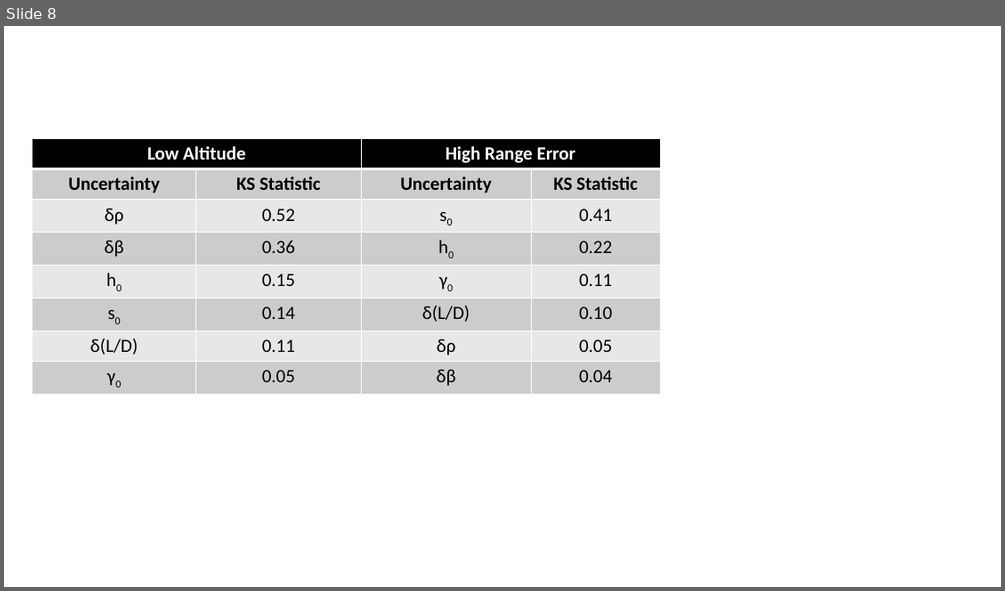
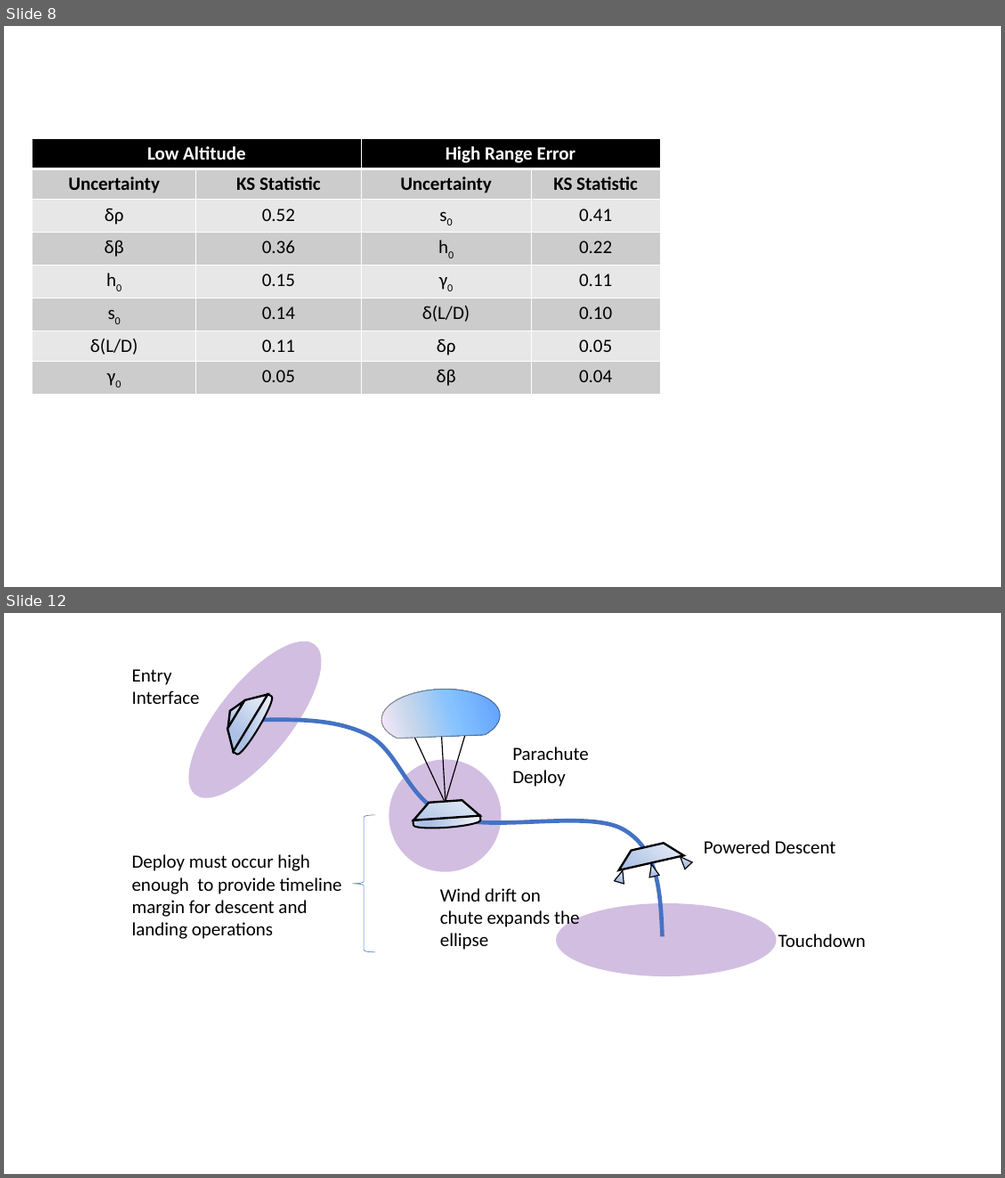
Before and after one commit to CDNoyes/EDL-Py, a slide deck: Documents/Dissertation/Figures.pptx. Shown one above the other, each under a label of ours: slide 8 before the commit, slides 8 and 12 after it; the slides between them are not shown. The pictures are 1005x591 and 1005x1178 pixels, drawn with LibreOffice and Linux fonts; fonts in the diff are those of the drawing. Boxes give left, top, right and bottom in pixels: in the first picture for what was removed or moved away, otherwise in the second. Text is boxed around its words. In the diff, an @@ line names an element or a change of style, - is before the commit and + after.

```diff
--- a/Documents/Dissertation/Figures.pptx
+++ b/Documents/Dissertation/Figures.pptx
@@ slide 12 added at box(4, 613, 1001, 1174), background #FFFFFF @@
@@ ellipse added at box(167, 622, 344, 818), fill #7030A0 at 31% opacity @@
@@ text added at box(132, 669, 200, 704), 18 pt, text #000000 @@
+Entry Interface
@@ group added at box(380, 686, 502, 852): 3 lines, 1 flow chart delay, 1 diag stripe, 1 chord (boxed as its full ellipse) @@
@@ triangle added at box(222, 697, 244, 728), fill gradient #F6F8FC to #ABC0E4 to #C7D5ED, outline #000000 2 pt @@
@@ diag stripe added at box(222, 695, 279, 752), fill gradient #F6F8FC to #ABC0E4 to #C7D5ED, outline #000000 2 pt @@
@@ flow chart delay added at box(233, 694, 275, 756), fill gradient #F6F8FC to #ABC0E4 to #C7D5ED, outline #000000 1.75 pt @@
@@ freeform shape added at box(254, 720, 662, 937), outline #4472C4 4 pt @@
@@ ellipse added at box(389, 760, 502, 872), fill #7030A0 at 31% opacity @@
@@ text added at box(512, 747, 589, 787), 18 pt, text #000000 @@
+Parachute Deploy
@@ left brace added at box(353, 815, 376, 952), outline #4472C4 0.5 pt @@
@@ text added at box(704, 840, 836, 853), 18 pt, text #000000 @@
+Powered Descent
@@ text added at box(132, 854, 342, 939), 18 pt, text #000000 @@
+Deploy must occur high enough to provide timeline margin for descent and landing operations
@@ group added at box(615, 831, 692, 895): 3 triangles, 1 diag stripe @@
@@ text added at box(440, 888, 579, 949), 18 pt, text #000000 @@
+Wind drift on chute expands the ellipse
@@ ellipse added at box(557, 903, 777, 976), fill #7030A0 at 31% opacity @@
@@ text added at box(778, 933, 866, 947), 18 pt, text #000000 @@
+Touchdown
```
Also in this commit, not shown: 1 slide changed, 4 other slides added, 1 slide removed, 18 other files.
